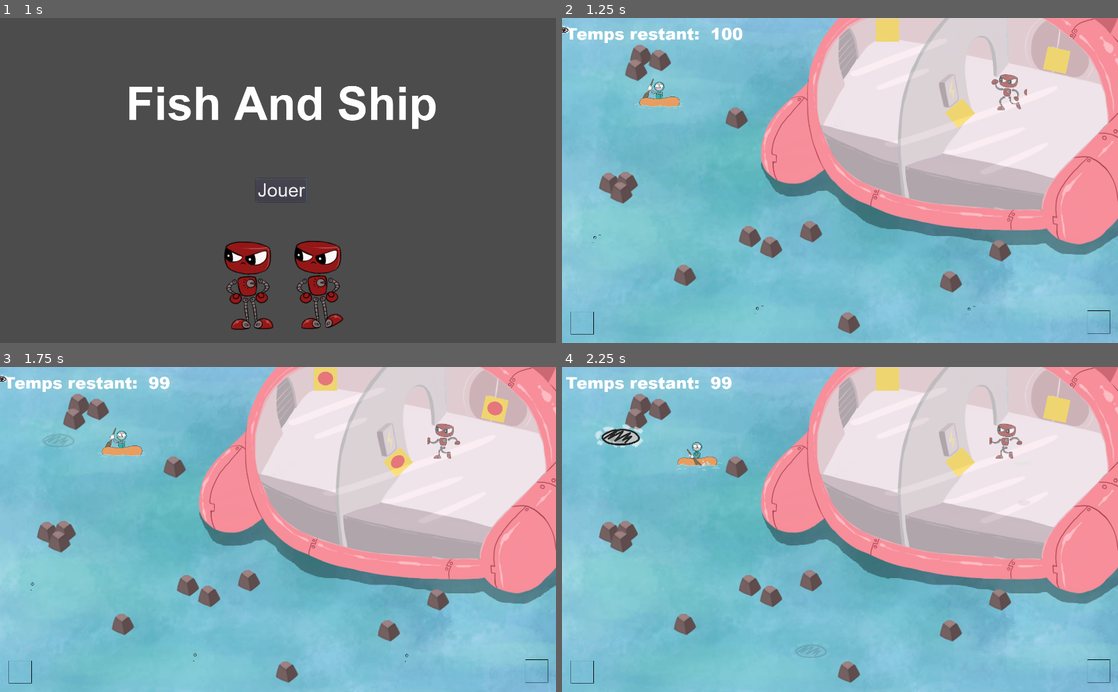
Above: before the commit, frames 1-4 (two rows, left to right).
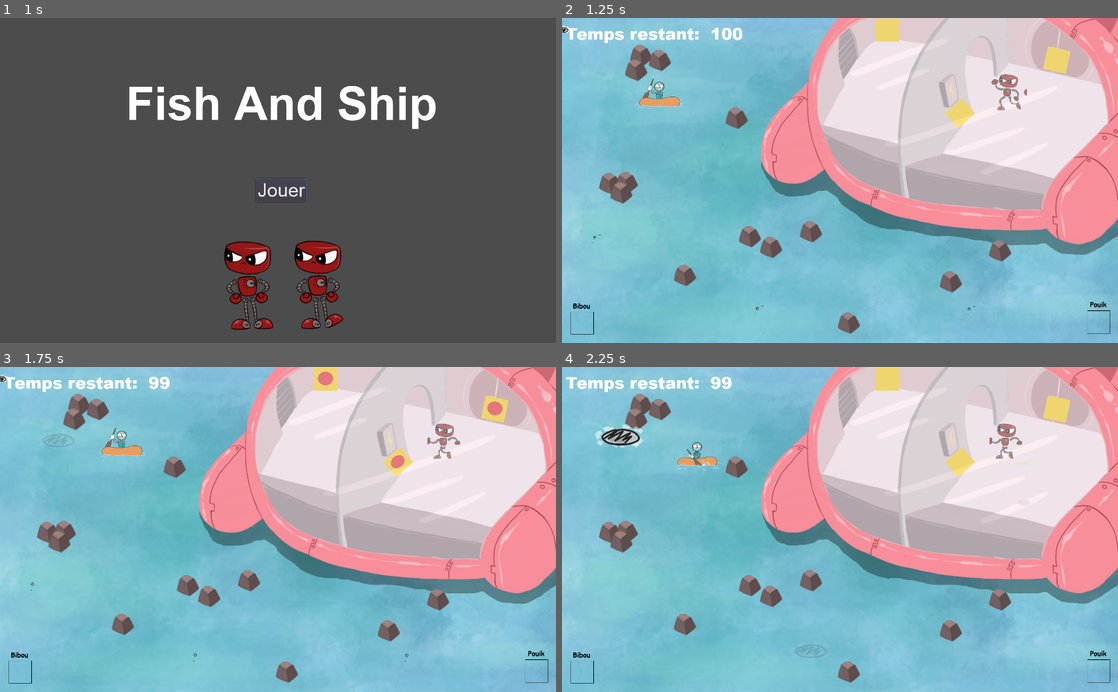
Above: after the commit, the same moments.

Repository: Majimo/FishAndShip
Game: Godot game, scene res://scenes/Intro.tscn
Two runs of this game, one before a commit and one after it. Both use one fixed random seed, a clock stepped at 60 frames per second and the inputs below. Sound files missing from this copy of the repository are replaced by a short silence.
Inputs:
- Up to frame 1 (1 s): click "Jouer" at 0.5 s
- Up to frame 2 (1.25 s): no input
- Up to frame 3 (1.75 s): hold Right (ui_right) from 1.28 s (still down)
- Up to frame 4 (2.25 s): release Right (ui_right) at 2.03 s; hold Down (ui_down) from 2.03 s (still down)

Frame 1 is identical in both runs. In frame 2, less than 0.1% of the frame differs, in the area x 2-98%, y 87-90%; in frame 3, less than 0.1%; in frame 4, less than 0.1%.

Commit message:
ajout écran GameOver

Diff:
--- /dev/null
+++ b/scenes/GameOver.tscn
@@ -0,0 +1,47 @@
+[gd_scene load_steps=5 format=2]
+
+[ext_resource path="res://assets/fonts/arial.ttf" type="DynamicFontData" id=1]
+[ext_resource path="res://scripts/WinOver.gd" type="Script" id=2]
+
+[sub_resource type="DynamicFont" id=1]
+size = 70
+font_data = ExtResource( 1 )
+
+[sub_resource type="DynamicFont" id=2]
+size = 42
+font_data = ExtResource( 1 )
+
+[node name="WinOver" type="Node2D"]
+script = ExtResource( 2 )
+__meta__ = {
+"_edit_horizontal_guides_": [ 449.365 ],
+"_edit_vertical_guides_": [ 777.878 ]
+}
+
+[node name="Label" type="Label" parent="."]
+margin_left = 17.4052
+margin_top = 137.116
+margin_right = 1528.41
+margin_bottom = 462.116
+custom_fonts/font = SubResource( 1 )
+text = "Adieu Pouik,
+Adieu Bibou...
+Votre vaisseau a sombré dans les eaux sombres
+du Pacifique..."
+align = 1
+valign = 1
+__meta__ = {
+"_edit_use_anchors_": false
+}
+
+[node name="Button" type="Button" parent="."]
+margin_left = 699.816
+margin_top = 535.944
+margin_right = 856.816
+margin_bottom = 589.944
+custom_fonts/font = SubResource( 2 )
+text = "Rejouer"
+__meta__ = {
+"_edit_use_anchors_": false
+}
+[connection signal="pressed" from="Button" to="." method="_on_Button_pressed"]
--- a/scenes/MainWorld.tscn
+++ b/scenes/MainWorld.tscn
@@ -29,6 +29,12 @@
 [ext_resource path="res://scripts/GlobalZonesAReparer.gd" type="Script" id=27]
 [ext_resource path="res://assets/fonts/ariblk.ttf" type="DynamicFontData" id=28]
 [ext_resource path="res://sounds/Alarme_urgence.wav" type="AudioStream" id=29]
+[ext_resource path="res://sounds/Musique espace.wav" type="AudioStream" id=30]
+[ext_resource path="res://assets/fonts/comicbd.ttf" type="DynamicFontData" id=31]
+
+[sub_resource type="DynamicFont" id=2]
+size = 19
+font_data = ExtResource( 31 )
 
 [sub_resource type="DynamicFont" id=1]
 size = 45
@@ -192,6 +198,18 @@
 visible = false
 texture = ExtResource( 24 )
 
+[node name="BibouLabel" type="Label" parent="InventaireJ1"]
+margin_left = -24.1691
+margin_top = -62.3647
+margin_right = 27.8309
+margin_bottom = -33.3647
+custom_fonts/font = SubResource( 2 )
+custom_colors/font_color = Color( 0, 0, 0, 1 )
+text = "Bibou"
+__meta__ = {
+"_edit_use_anchors_": false
+}
+
 [node name="InventaireJ2" type="Node2D" parent="."]
 position = Vector2( 1482.81, 842.073 )
 __meta__ = {
@@ -212,6 +230,18 @@
 [node name="Scotch2" type="Sprite" parent="InventaireJ2"]
 visible = false
 texture = ExtResource( 24 )
+
+[node name="BibouLabel2" type="Label" parent="InventaireJ2"]
+margin_left = -24.4584
+margin_top = -62.5681
+margin_right = 23.5416
+margin_bottom = -35.5681
+custom_fonts/font = SubResource( 2 )
+custom_colors/font_color = Color( 0, 0, 0, 1 )
+text = "Pouik"
+__meta__ = {
+"_edit_use_anchors_": false
+}
 
 [node name="TrucTypesRequins" type="Node" parent="."]
 
@@ -302,6 +332,10 @@
 
 [node name="Alarme" type="AudioStreamPlayer" parent="TempsRestant"]
 stream = ExtResource( 29 )
+
+[node name="Musique" type="AudioStreamPlayer" parent="."]
+stream = ExtResource( 30 )
 [connection signal="module_repaired" from="ZonesAReparer/ZoneAReparer" to="ZonesAReparer" method="_on_ZoneAReparer_module_repaired"]
 [connection signal="module_repaired" from="ZonesAReparer/ZoneAReparer2" to="ZonesAReparer" method="_on_ZoneAReparer2_module_repaired"]
 [connection signal="module_repaired" from="ZonesAReparer/ZoneAReparer3" to="ZonesAReparer" method="_on_ZoneAReparer3_module_repaired"]
+[connection signal="finished" from="Musique" to="." method="_on_Musique_finished"]
--- a/scripts/MainWorld.gd
+++ b/scripts/MainWorld.gd
@@ -13,6 +13,7 @@
 
 func _ready():
 	$VaisseauCoule.start()
+	$Musique.play()
 
 	randomize()
 	$Players/Perso1.connect("peche_un_objet",self,"peche_un_objet")
@@ -21,8 +22,11 @@
 	$Players/Perso2.connect("recupere_objet",self,"recupere_objet")
 
 func _process(delta):
-	$TempsRestant/TempsRestantTime.text = str(round($VaisseauCoule.time_left))
-	if round($VaisseauCoule.time_left) < 20:
+	var timer = round($VaisseauCoule.time_left)
+	$TempsRestant/TempsRestantTime.text = str(timer)
+	if timer == 0:
+		get_tree().change_scene("res://scenes/GameOver.tscn")
+	elif timer < 20:
 		if $TempsRestant/Alarme.is_playing() == false:
 			$TempsRestant/Alarme.play()
 
@@ -78,3 +82,6 @@
 
 func objet_aleatoire():
 	return objets[rand_range(0,2)]
+
+func _on_Musique_finished():
+	$Musique.play()
--- a/scripts/Requin.gd
+++ b/scripts/Requin.gd
@@ -33,7 +33,6 @@
 	# choix d'une position aléatoire.
 
 func RandomPositionOutsideShip():
-	print(SpawnRandomZones)
 	var ChildCount = get_node(SpawnRandomZones).get_child_count()
 	if(ChildCount>0):
 		var childrandom = round(rand_range(0,ChildCount - 1))
Binary file added: assets/fonts/comicbd.ttf
Not shown: 1 places in scenes/MainWorld.tscn that only renumber resources
